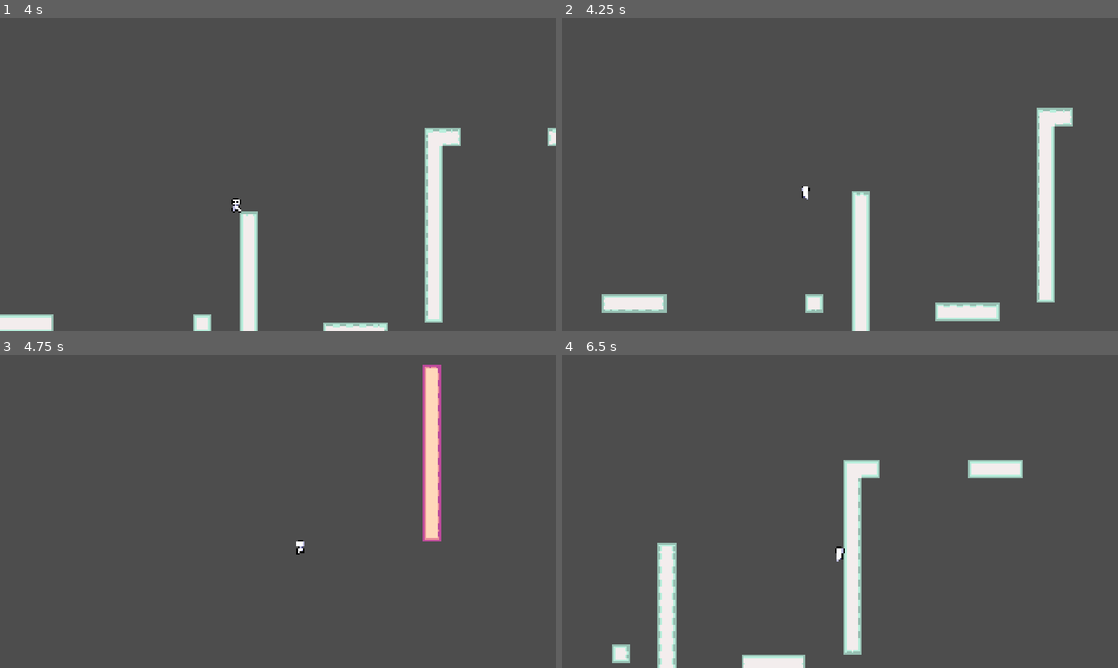
Above: before the commit, frames 1-4 (two rows, left to right).
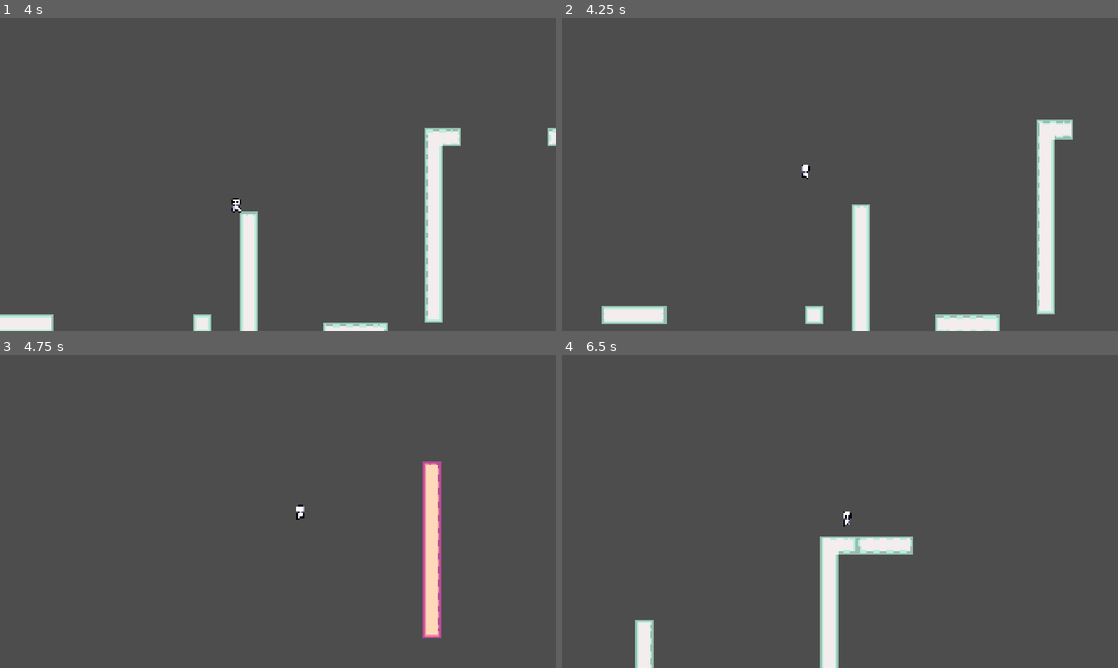
Above: after the commit, the same moments.

Repository: DanielPavlov175/Glitchy
Game: Godot game, scene res://scenes/main.tscn
Two runs of this game, one before a commit and one after it. Both use one fixed random seed, a clock stepped at 60 frames per second and the inputs below.
Inputs:
- Up to frame 1 (4 s): hold A (move_right) 0.53-2.03 s; tap Space (jump) at 0.6, 0.77, 1.07, 1.52, 1.55, 1.82, 2.3, 2.85, 3.02, 3.32, 3.77, 3.8 s; tap Shift (dash) at 1.35, 3.6 s; hold D (move_left) 2.03-2.78 s; tap R (glitch) at 2.1 s; hold A (move_right) from 2.78 s (still down)
- Up to frame 2 (4.25 s): keep holding A (move_right); tap Space (jump) at 4.07 s
- Up to frame 3 (4.75 s): release A (move_right) at 4.28 s; hold D (move_left) from 4.28 s (still down); tap R (glitch) at 4.35 s; tap Space (jump) at 4.52, 4.55 s
- Up to frame 4 (6.5 s): tap Space (jump) at 4.82, 5.1, 6.02, 6.05, 6.32 s; release D (move_left) at 5.03 s; hold A (move_right) 5.03-5.78 s; hold D (move_left) from 5.78 s (still down); tap Shift (dash) at 5.85 s

Frame 1 is identical in both runs. In frame 2, 3.5% of the frame differs, in the area x 7-92%, y 28-100%; in frame 3, 2.3%; in frame 4, 7.3%, in the area x 9-83%, y 33-100%.

Commit message:
Coyote time

Diff:
--- a/glitchy/scenes/player.tscn
+++ b/glitchy/scenes/player.tscn
@@ -131,4 +131,8 @@
 [node name="dash_cooldown" type="Timer" parent="." unique_id=378914251]
 one_shot = true
 
+[node name="coyote_timer" type="Timer" parent="." unique_id=882932919]
+wait_time = 0.15
+one_shot = true
+
 [connection signal="timeout" from="dash_length" to="." method="_on_dash_length_timeout"]
--- a/glitchy/scripts/player.gd
+++ b/glitchy/scripts/player.gd
@@ -9,6 +9,7 @@
 
 @onready var dash_length: Timer = $dash_length
 @onready var dash_cooldown: Timer = $dash_cooldown
+@onready var coyote_timer: Timer = $coyote_timer
 @onready var player: CharacterBody2D = $"."
 @onready var animation: AnimatedSprite2D = $AnimatedSprite2D
 
@@ -37,7 +38,7 @@
 		velocity += get_gravity() * delta
 
 	# Handle jump.
-	if Input.is_action_just_pressed("jump") and is_on_floor():
+	if Input.is_action_just_pressed("jump") and (is_on_floor() or !coyote_timer.is_stopped()):
 		velocity.y = JUMP_VELOCITY
 
 	# Get the input direction and handle the movement/deceleration.
@@ -55,8 +56,13 @@
 	if Input.is_action_just_pressed("glitch"):
 		glitch()
 
+	var was_on_floor = is_on_floor()
+
 	move_and_slide()
 	update_animation()
+
+	if was_on_floor && !is_on_floor():
+		coyote_timer.start()
 
 # Update the horizontal movement based on input and dash
 func update_horizontal_movement(direction: float, delta: float) -> void:
